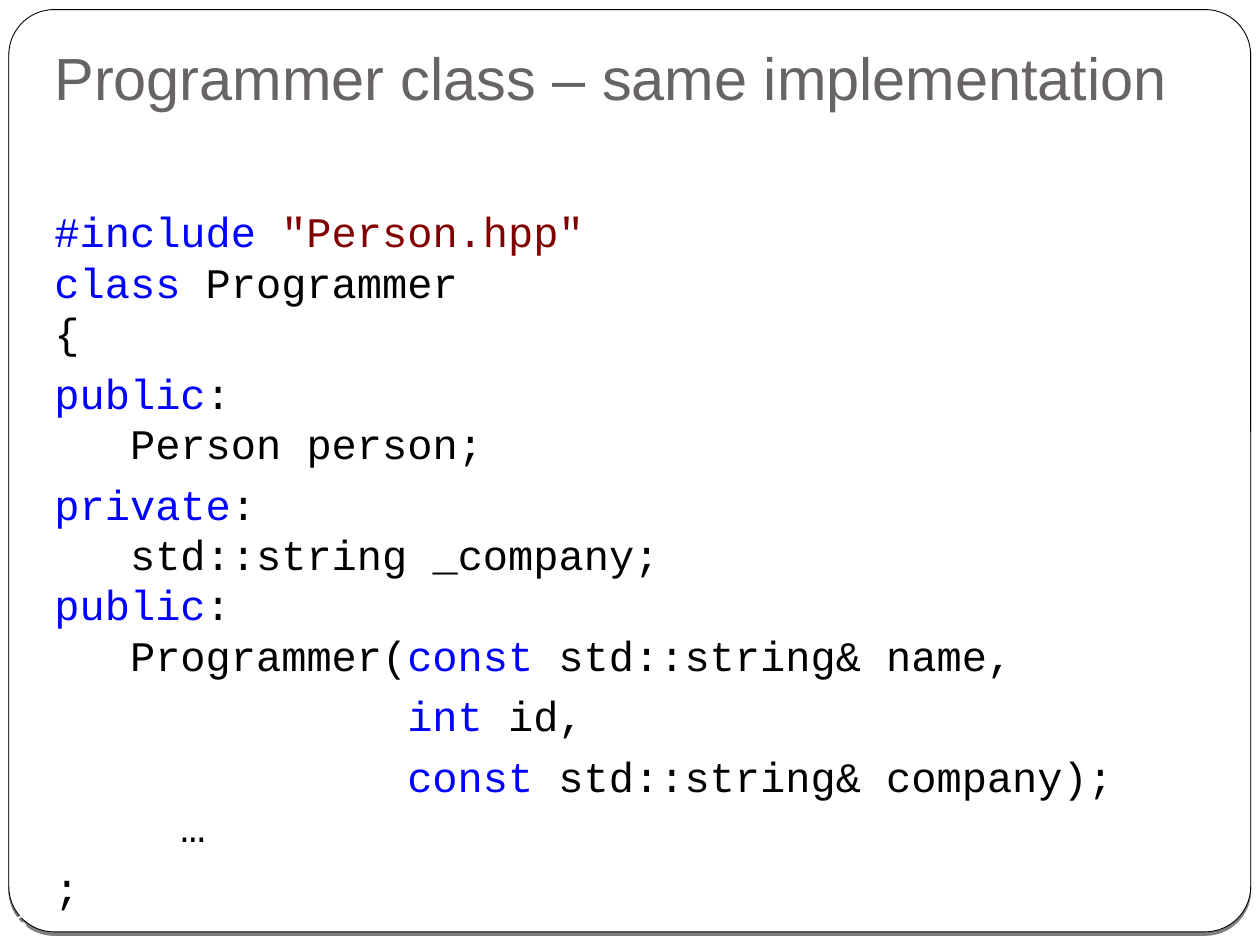
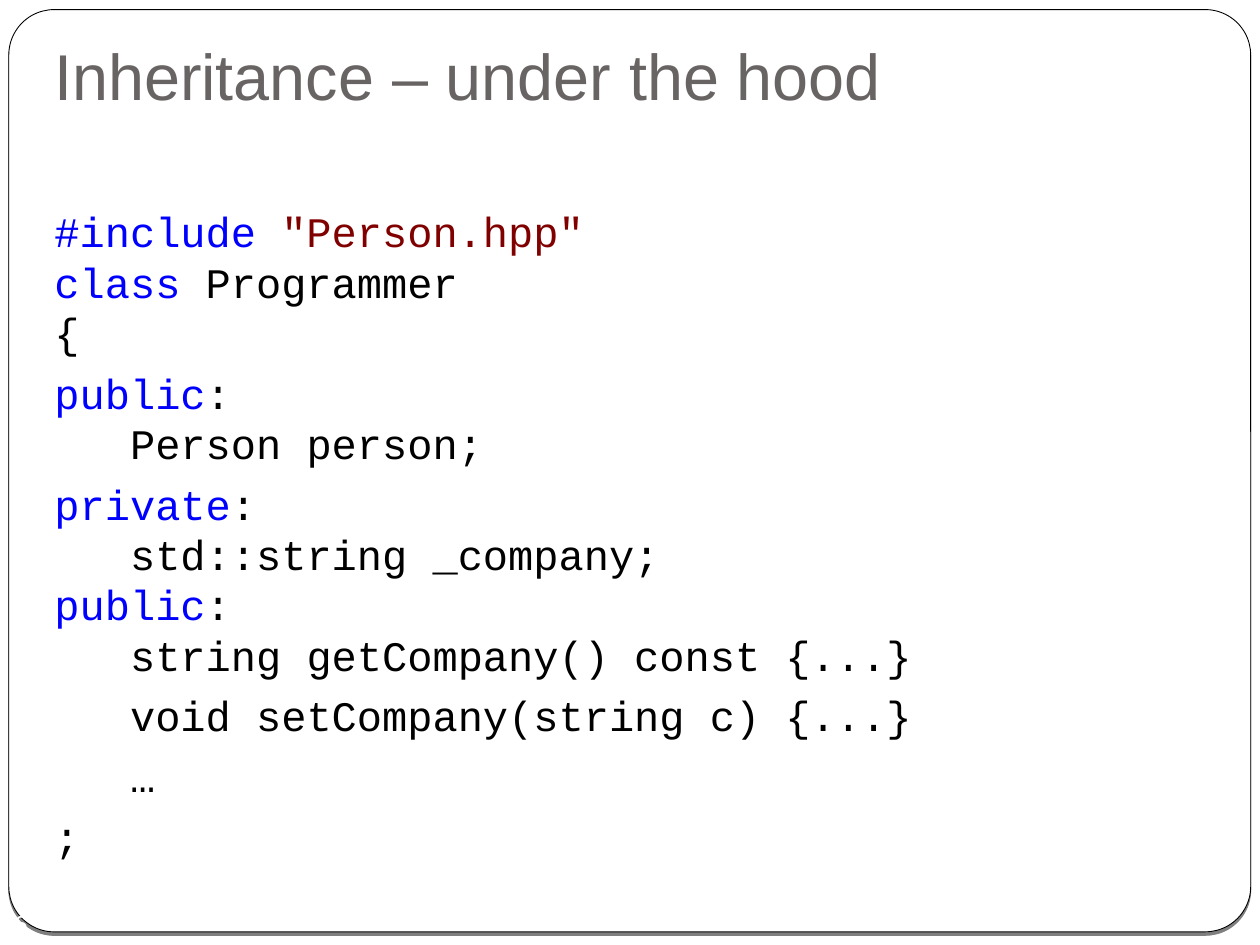
Before and after one commit to cpp-at-ariel/cpp-5779, a slide deck: slide 6 of 06-inheritance/slides-inheritance.odp. Drawn at 1260x945 pixels with LibreOffice and Linux fonts; fonts in the diff are those of the drawing. Boxes give left, top, right and bottom in pixels: in the first picture for what was removed or moved away, otherwise in the second. Text is boxed around its words. In the diff, an @@ line names an element or a change of style, - is before the commit and + after.

```diff
--- a/06-inheritance/slides-inheritance.odp
+++ b/06-inheritance/slides-inheritance.odp
@@ title at (x1=54, y1=53, x2=881, y2=101): text changed; size 34 to 37 pt @@
-Programmer class – same implementation
+Inheritance – under the hood
@@ text at (x1=54, y1=489, x2=760, y2=740): text changed @@
-private:
-std::string _company;
-public:
-Programmer(const std::string& name,
-int id,
-const std::string& company);
-…
+private:
+std::string _company;
+public:
+string getCompany() const {...}
+void setCompany(string c) {...}
+…
```
Also in this commit, not shown: 10 other slides changed, 8 slides removed, 3 other files.
